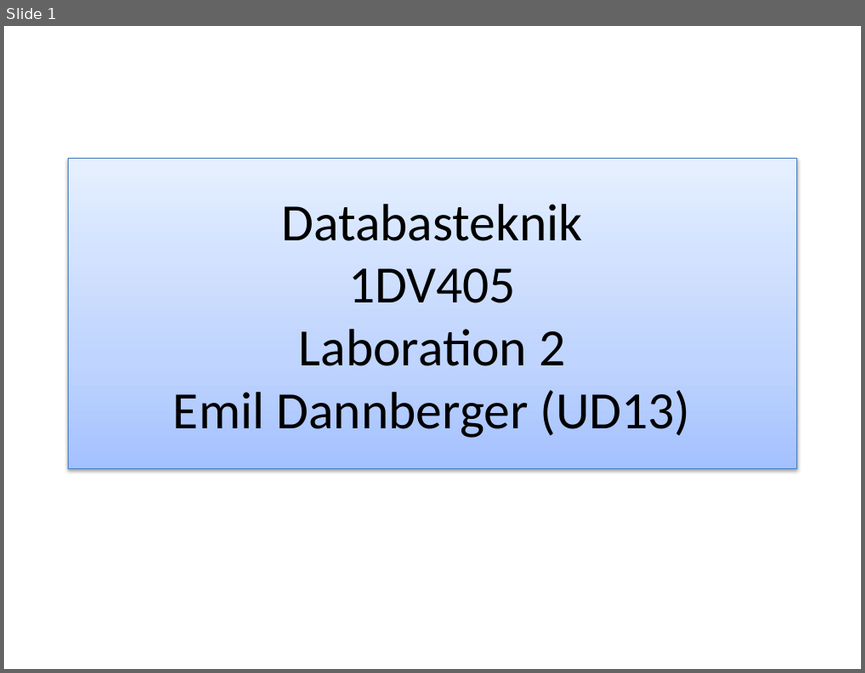
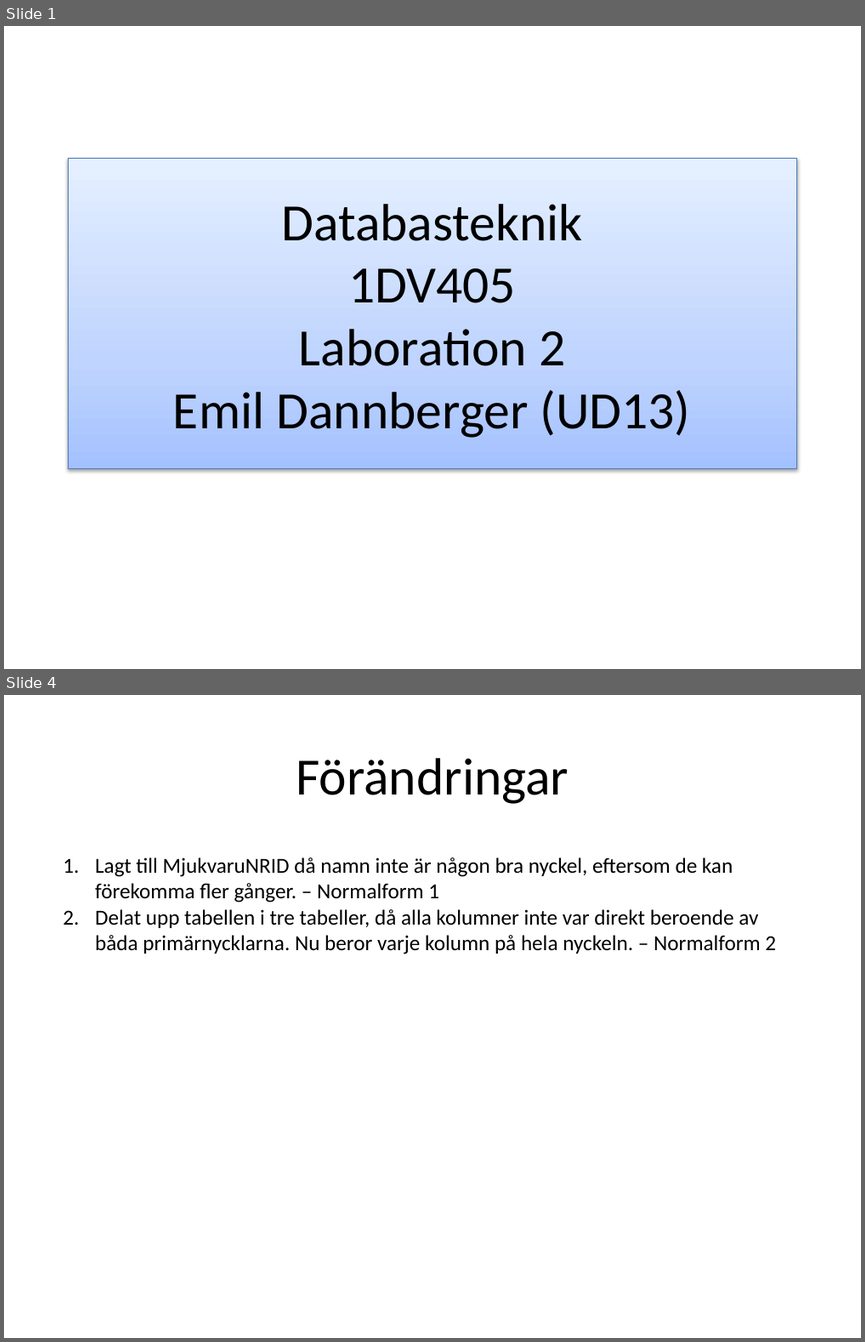
Before and after one commit to ed222an/Databasteknik, a slide deck: Labb 2/Laboration2.pptx. Shown one above the other, each under a label of ours: slide 1 before the commit, slides 1 and 4 after it; the slides between them are not shown. The pictures are 865x673 and 865x1342 pixels, drawn with LibreOffice and Linux fonts; fonts in the diff are those of the drawing. Boxes give left, top, right and bottom in pixels: in the first picture for what was removed or moved away, otherwise in the second. Text is boxed around its words. In the diff, an @@ line names an element or a change of style, - is before the commit and + after.

```diff
--- a/Labb 2/Laboration2.pptx
+++ b/Labb 2/Laboration2.pptx
@@ slide 4 added at (4,695,861,1338), background #FFFFFF @@
@@ title added at (296,758,568,804), 44 pt, text #000000 @@
+Förändringar
@@ text added at (95,857,776,954), 18 pt, text #000000 @@
+1. Lagt till MjukvaruNRID då namn inte är någon bra nyckel, eftersom de kan förekomma fler gånger. – Normalform 1
+2. Delat upp tabellen i tre tabeller, då alla kolumner inte var direkt beroende av båda primärnycklarna. Nu beror varje kolumn på hela nyckeln. – Normalform 2
```
Also in this commit, not shown: 1 slide changed, 2 other slides added, 1 other file.
